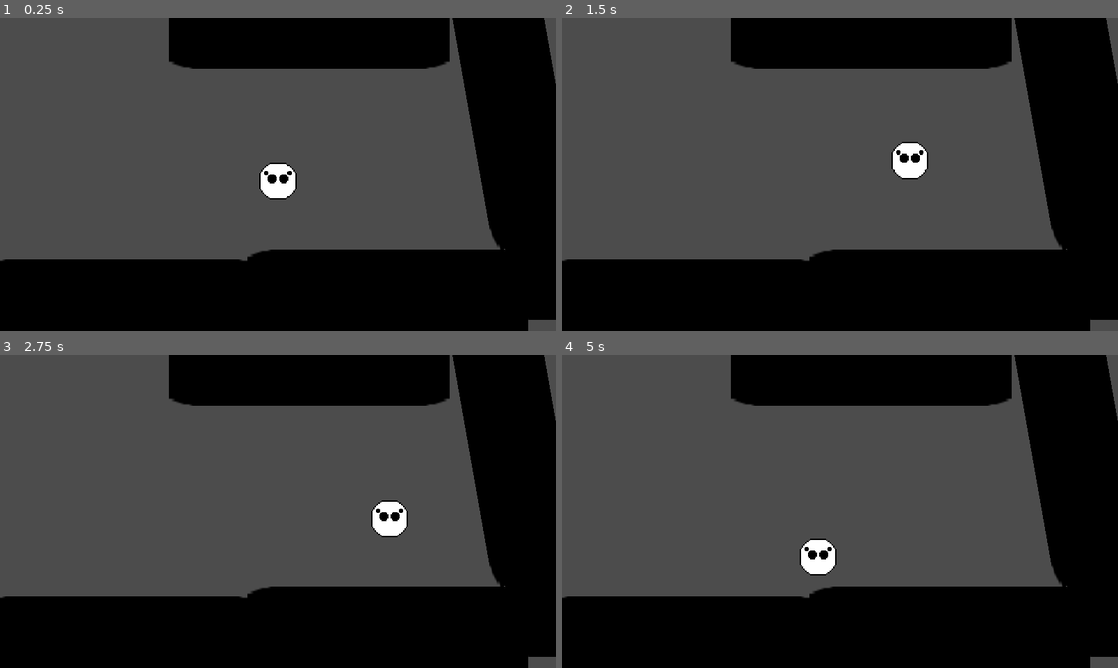
Above: before the commit, frames 1-4 (two rows, left to right).
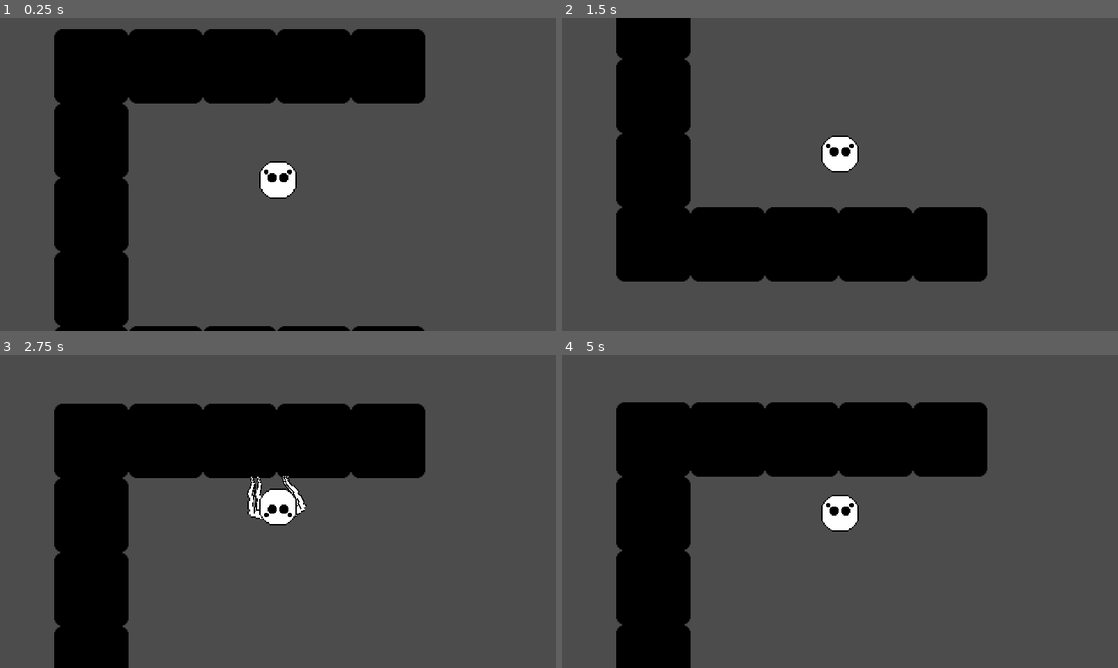
Above: after the commit, the same moments.

Repository: MorneVenter/NopeRope
Game: Godot game, scene res://World/DemoWorld.tscn
Two runs of this game, one before a commit and one after it. Both use one fixed random seed, a clock stepped at 60 frames per second and the inputs below. The engine's default icon, where the game draws it, is replaced by a stand-in: a white triangle on a blue panel in a dark square.
Inputs:
- Up to frame 1 (0.25 s): no input
- Up to frame 2 (1.5 s): hold Right (ui_right) 0.53-1.28 s; hold Space (ui_select) 0.53-1.28 s; hold Left (ui_left) from 1.28 s (still down); tap Space (ui_select) at 1.35 s
- Up to frame 3 (2.75 s): tap Space (ui_select) at 1.52, 1.82 s; release Left (ui_left) at 2.03 s; hold Right (ui_right) from 2.03 s (still down); hold Space (ui_select) from 2.03 s (still down)
- Up to frame 4 (5 s): release Space (ui_select) at 2.78 s; tap Space (ui_select) at 2.85, 3.02, 3.32, 4.35, 4.52, 4.82 s; release Right (ui_right) at 3.53 s; hold Space (ui_select) 3.53-4.28 s; hold Left (ui_left) from 3.53 s (still down)

The runs differ from the first frame. In frame 1, 50% of the frame differs, in the area x 0-100%, y 0-100%; in frame 2, 57%; in frame 3, 62%; in frame 4, 62%.

Commit message:
walies fixed

Diff:
--- a/Characters/Player/player.gd
+++ b/Characters/Player/player.gd
@@ -2,15 +2,21 @@
 
 onready var player_body = preload("res://Characters/Player/player_body.tscn")
 onready var player_airborne = preload("res://Characters/Player/player_airborne.tscn")
+onready var player_camera = $PlayerCamera
+onready var current_body = $Player_State/player_airborne
 
 func _ready():
 	EventSystem.connect("airborne_landed", self, "_landPlayerOnGround")
 	EventSystem.connect("jump", self, "_jumpPlayer")
 
+func _process(delta):
+	player_camera.position = lerp(player_camera.position, current_body.position, 0.1)
+
 func _landPlayerOnGround(x,y,dir):
 	for n in $Player_State.get_children():
 		n.queue_free()
 	var new_body = player_body.instance()
+	current_body = new_body
 	new_body.position.x = x;
 	new_body.position.y = y;
 	new_body.rotation_degrees = dir
@@ -21,6 +27,7 @@
 	for n in $Player_State.get_children():
 		n.queue_free()
 	var new_body = player_airborne.instance()
+	current_body = new_body
 	new_body.position.x = x;
 	new_body.position.y = y;
 	$Player_State.add_child(new_body)
--- a/Characters/Player/player_airborne.gd
+++ b/Characters/Player/player_airborne.gd
@@ -5,9 +5,9 @@
 
 
 func _physics_process(delta):
-	if Input.is_action_pressed("ui_right") and abs(linear_velocity.x) <= 150.0:
+	if Input.is_action_pressed("player_right") and abs(linear_velocity.x) <= 150.0:
 		linear_velocity.x += x_speed
-	elif Input.is_action_pressed("ui_left") and abs(linear_velocity.x) <= 150.0:
+	elif Input.is_action_pressed("player_left") and abs(linear_velocity.x) <= 150.0:
 		linear_velocity.x -= x_speed
 
 	if $RightCheck.is_colliding():
--- a/Characters/Player/player_body.gd
+++ b/Characters/Player/player_body.gd
@@ -1,21 +1,21 @@
 extends KinematicBody2D
 
-onready var right_check = $RightCheck
-onready var low_mid_check = $LowMidCheck
-onready var high_mid_check = $HighMidCheck
-onready var left_check = $LeftCheck
-onready var left_lift_check = $LiftCheckLeft
-onready var right_lift_check = $LiftCheckRight
-onready var right_rotate_check = $RightRotateCheck
-onready var left_rotate_check = $LeftRotateCheck
-onready var left_wall_rotate_check = $LeftWallRotateCheck
-onready var right_wall_rotate_check = $RightWallRotateCheck
+onready var right_check = $CollisionShape/RightCheck
+onready var low_mid_check = $CollisionShape/LowMidCheck
+onready var high_mid_check = $CollisionShape/HighMidCheck
+onready var left_check = $CollisionShape/LeftCheck
+onready var left_lift_check = $CollisionShape/LiftCheckLeft
+onready var right_lift_check = $CollisionShape/LiftCheckRight
+onready var right_rotate_check = $CollisionShape/RightRotateCheck
+onready var left_rotate_check = $CollisionShape/LeftRotateCheck
+onready var left_wall_rotate_check = $CollisionShape/LeftWallRotateCheck
+onready var right_wall_rotate_check = $CollisionShape/RightWallRotateCheck
 
 onready var right_legs = $Right_Legs.get_children()
 onready var left_legs = $Left_Legs.get_children()
 
 var speed_y = 40
-var step_rate = 0.02 # Good speed for 0.2 is 30, that means step_rate = 150/speed
+var step_rate = 0.02
 var time_since_last_step = 0
 var cur_r_leg = 0
 var cur_l_leg = 0
@@ -24,87 +24,119 @@
 
 var is_moving = false
 var speed_limit = 150
-var accel = 1.75
+var accel = 2.2
 var speed_x = 150 #same as limit to init leg position
 
-func _ready():
-	pass#init()
+var is_in_transition = false
+var degrees_to_transition = 0.0
+var position_to_transition = Vector2()
+var x_dir = 1
+
 
 func init():
-	leg_dist = $RightCheck.position.x / (right_legs.size())
+	leg_dist = $CollisionShape/RightCheck.position.x / (right_legs.size())
 	right_check.force_raycast_update()
 	left_check.force_raycast_update()
 	for i in range(6):
 		step()
 
 func _physics_process(delta):
-	if Input.is_action_pressed("ui_right"):
-		if speed_x < 0:
-			speed_x = accel
-		speed_x = speed_limit if speed_x >= speed_limit else speed_x+accel
-		_move(delta, speed_x)
-	elif Input.is_action_pressed("ui_left"):
-		if speed_x > 0:
-			speed_x = -accel
-		speed_x = -speed_limit if speed_x <= -speed_limit else speed_x-accel
-		_move(delta, speed_x)
-	else:
-		is_moving = false
-		speed_x = 0
+	if not(is_in_transition):
+		_moveBody(delta)
+	elif is_in_transition:
+		transition_process()
 
 func _process(delta):
-	_setBodyRotation()
 	if is_moving:
 		time_since_last_step += delta
 		if time_since_last_step >= step_rate:
 			time_since_last_step = 0
 			step()
-	if Input.is_action_pressed("ui_select"):
-		_jump()
-
-func _move(delta, speed_x):
-	if speed_x == 0:
-		speed_x = accel
-	is_moving = true
-	step_rate = abs(leg_dist/speed_x)
-	var move_vect = Vector2(speed_x, 0)
-
-	if high_mid_check.is_colliding():
-		move_vect.y = -speed_y
-	elif !low_mid_check.is_colliding():
-		move_vect.y = speed_y
-
-	if left_lift_check.is_colliding() or right_lift_check.is_colliding():
-		move_vect.y = -speed_y
-
-	move_and_collide(move_vect.rotated(deg2rad(rotation_degrees)) * delta)
-
+
+	if not(is_in_transition):
+		_setBodyRotation()
+		if Input.is_action_just_pressed("player_jump"):
+			_jump()
+
+func transition_process():
+	if !(round(rotation_degrees) == degrees_to_transition and round(position.x) == round(position_to_transition.x)  and round(position.y) == round(position_to_transition.y)):
+		position = lerp(position, position_to_transition, 0.25)
+		rotation_degrees = lerp(rotation_degrees, degrees_to_transition, 0.25)
+	else:
+		rotation_degrees = round(degrees_to_transition)
+		position = position_to_transition
+		speed_x = speed_limit/2.0
+		for i in range(6):
+			step()
+		is_in_transition = false
 
 func _setBodyRotation():
-	if speed_x > 0:
+	if is_moving:
 		if !(right_rotate_check.is_colliding()):
-			rotation_degrees += 5.0
+			#rotate +90 and move down
+			is_in_transition = true
+			degrees_to_transition = round(rotation_degrees + 90.0)
+			var xcor = 1.0
+			var ycor = 1.0
+			if rotation_degrees == -90.0:
+				ycor = -1.0
+			elif rotation_degrees == 90.0:
+				xcor = -1.0
+			elif abs(round(rotation_degrees)) == 180.0:
+				xcor = -1.0
+				ycor = -1.0
+			position_to_transition = Vector2(position.x + (40.0*xcor), position.y + (40.0*ycor))
+		elif !(left_rotate_check.is_colliding()):
+			#rotate -90 and move down
+			is_in_transition = true
+			degrees_to_transition = round(rotation_degrees - 90.0)
+			var xcor = 1.0
+			var ycor = 1.0
+			if rotation_degrees == -90.0:
+				xcor = -1.0
+			elif rotation_degrees == 90.0:
+				ycor = -1.0
+			elif abs(round(rotation_degrees)) == 180.0:
+				xcor = -1.0
+				ycor = -1.0
+			position_to_transition = Vector2(position.x - (40.0*xcor), position.y + (40.0*ycor))
 		elif right_wall_rotate_check.is_colliding():
-			rotation_degrees -= 5.0
-		else:
-			rotation_degrees = lerp(rotation_degrees, _computeNormAngle(), 0.05)
-	elif speed_x < 0:
-		if !(left_rotate_check.is_colliding()):
-			rotation_degrees -= 5.0
+			#rotate -90 and move up
+			is_in_transition = true
+			degrees_to_transition = round(rotation_degrees - 90.0)
+			var xcor = 1.0
+			var ycor = 1.0
+			if rotation_degrees == -90.0:
+				xcor = -1.0
+			elif rotation_degrees == 90.0:
+				ycor = -1.0
+			elif abs(round(rotation_degrees)) == 180.0:
+				xcor = -1.0
+				ycor = -1.0
+			position_to_transition = Vector2(position.x + (10.0*xcor), position.y - (10.0*ycor))
 		elif left_wall_rotate_check.is_colliding():
-			rotation_degrees += 5.0
-		else:
-			rotation_degrees = lerp(rotation_degrees, _computeNormAngle(), 0.05)
-	else:
-		rotation_degrees = lerp(rotation_degrees, _computeNormAngle(), 0.1)
+			#rotate +90 and move up
+			is_in_transition = true
+			degrees_to_transition = round(rotation_degrees + 90.0)
+			var xcor = 1.0
+			var ycor = 1.0
+			if rotation_degrees == -90.0:
+				ycor = -1.0
+			elif rotation_degrees == 90.0:
+				xcor = -1.0
+			elif abs(round(rotation_degrees)) == 180.0:
+				xcor = -1.0
+				ycor = -1.0
+			position_to_transition = Vector2(position.x - (10.0*xcor), position.y - (10.0*ycor))
+
 
 func _computeNormAngle():
-	var plane = int(abs(rotation_degrees)/22.5)
-	if plane == 15:
+	var plane = int(abs(rotation_degrees)/45.0)
+	if plane == 7:
 		plane = 0
 	elif plane % 2 == 1:
-		plane += 2
-	var ans = plane*22.5
+		plane += 1
+	var ans = plane*45.0
 	if rotation_degrees < 0:
 		ans = -ans
 	return ans
@@ -126,13 +158,11 @@
 
 	use_right = !use_right
 	var target = sensor.get_collision_point()
-	var reach = rand_range(1.0,20.0)
-	if speed_x < 0:
-		reach = -reach
+	var reach = rand_range(1.0,20.0) * x_dir
 	var ang = _computeNormAngle()
 	if ang == 0.0:
 		target.x += reach
-	elif ang == 180.0 or ang == -180.0:
+	if ang == 180.0 or ang == -180.0:
 		target.x -= reach
 	elif ang == -90.0:
 		target.y -= reach
@@ -143,7 +173,51 @@
 		rate = abs((leg_dist+reach)/0.1)
 	else:
 		rate = abs((leg_dist+reach)/speed_x)
-	leg.step(target, rate)
+	var upsidedown = false
+	if round(abs(rotation_degrees)) == 180.0:
+		upsidedown = true
+	leg.step(target, rate, upsidedown)
 
 func _jump():
 	EventSystem.emit_signal("jump", position.x, position.y, _computeNormAngle()+90.0)
+
+func _moveBody(delta):
+
+	var moveVect = Vector2();
+	if Input.is_action_pressed("player_right"):
+		moveVect.x += 1.0
+	elif Input.is_action_pressed("player_left"):
+		moveVect.x -= 1.0
+	elif Input.is_action_pressed("player_up"):
+		moveVect.y -= 1.0
+	elif Input.is_action_pressed("player_down"):
+		moveVect.y += 1.0
+	var norm_angle = _computeNormAngle()
+	moveVect = moveVect.rotated(deg2rad(norm_angle))
+	if norm_angle == 90.0 or norm_angle == -90.0:
+		moveVect *= -1
+
+	if moveVect != Vector2.ZERO:
+		is_moving = true
+		speed_x = speed_limit if abs(speed_x) >= speed_limit else abs(speed_x)+accel
+		step_rate = abs(leg_dist/speed_x)
+		x_dir = moveVect.x
+		moveVect *= speed_x
+		var origin = high_mid_check.global_transform.origin
+		var collision_point = high_mid_check.get_collision_point()
+		var distance = origin.distance_to(collision_point)
+		if distance >= 22.0 and moveVect.y < 0.0:
+			moveVect.y = 0.0
+		if !high_mid_check.is_colliding():
+			moveVect.y = 5.0*speed_y
+		if left_lift_check.is_colliding() or right_lift_check.is_colliding():
+			moveVect.y = -speed_y*5.0
+
+		moveVect = moveVect.rotated(deg2rad(norm_angle))
+		move_and_collide(moveVect  * delta)
+	else:
+		if !high_mid_check.is_colliding():
+			moveVect.y = 5.0*speed_y
+			move_and_collide(moveVect.rotated(deg2rad(norm_angle))  * delta)
+		is_moving = false
+		speed_x = 0
--- a/Characters/Player/player_body.tscn
+++ b/Characters/Player/player_body.tscn
@@ -5,19 +5,17 @@
 [ext_resource path="res://Characters/Player/player_body.gd" type="Script" id=3]
 
 [sub_resource type="CircleShape2D" id=1]
-radius = 7.04054
+radius = 15.3238
 
 [node name="player_body" type="KinematicBody2D"]
+position = Vector2( 0, 0.166855 )
 script = ExtResource( 3 )
-
-[node name="CollisionShape" type="CollisionShape2D" parent="."]
-shape = SubResource( 1 )
-one_way_collision_margin = 0.0
 
 [node name="Right_Legs" type="Node2D" parent="."]
 position = Vector2( 0, -6.23629 )
 
 [node name="player_leg" parent="Right_Legs" instance=ExtResource( 2 )]
+position = Vector2( 0, 0.15749 )
 rotation = 1.01404
 
 [node name="player_leg2" parent="Right_Legs" instance=ExtResource( 2 )]
@@ -48,52 +46,56 @@
 [node name="Sprite" type="Sprite" parent="."]
 texture = ExtResource( 1 )
 
-[node name="LowMidCheck" type="RayCast2D" parent="."]
+[node name="CollisionShape" type="CollisionShape2D" parent="."]
+shape = SubResource( 1 )
+one_way_collision_margin = 0.0
+
+[node name="LowMidCheck" type="RayCast2D" parent="CollisionShape"]
 enabled = true
 cast_to = Vector2( 0, 12 )
 
-[node name="HighMidCheck" type="RayCast2D" parent="."]
+[node name="HighMidCheck" type="RayCast2D" parent="CollisionShape"]
 enabled = true
-cast_to = Vector2( 0, 23 )
+cast_to = Vector2( 0, 25 )
 
-[node name="RightCheck" type="RayCast2D" parent="."]
+[node name="RightCheck" type="RayCast2D" parent="CollisionShape"]
 position = Vector2( 15, 0 )
 rotation = 0.261799
 enabled = true
 cast_to = Vector2( 0, 150 )
 
-[node name="LeftCheck" type="RayCast2D" parent="."]
+[node name="LeftCheck" type="RayCast2D" parent="CollisionShape"]
 position = Vector2( -15, 0 )
 rotation = -0.261799
 enabled = true
 cast_to = Vector2( 0, 150 )
 
-[node name="LiftCheckRight" type="RayCast2D" parent="."]
-position = Vector2( 15.368, 0 )
+[node name="LiftCheckRight" type="RayCast2D" parent="CollisionShape"]
+position = Vector2( 15, 0 )
 enabled = true
 cast_to = Vector2( 0, 15 )
 
-[node name="LiftCheckLeft" type="RayCast2D" parent="."]
-position = Vector2( -15.1453, 0 )
+[node name="LiftCheckLeft" type="RayCast2D" parent="CollisionShape"]
+position = Vector2( -15, 0 )
 enabled = true
 cast_to = Vector2( 0, 15 )
 
-[node name="LeftRotateCheck" type="RayCast2D" parent="."]
-position = Vector2( -15.1453, 0 )
+[node name="LeftRotateCheck" type="RayCast2D" parent="CollisionShape"]
+position = Vector2( -11.8425, 0 )
 enabled = true
-cast_to = Vector2( 0, 35 )
+cast_to = Vector2( 0, 45 )
 
-[node name="RightRotateCheck" type="RayCast2D" parent="."]
-position = Vector2( 15.368, 0 )
+[node name="RightRotateCheck" type="RayCast2D" parent="CollisionShape"]
+position = Vector2( 12, 0 )
 enabled = true
-cast_to = Vector2( 0, 35 )
+cast_to = Vector2( 0, 45 )
 
-[node name="RightWallRotateCheck" type="RayCast2D" parent="."]
-position = Vector2( 15, 7.28381 )
+[node name="RightWallRotateCheck" type="RayCast2D" parent="CollisionShape"]
+position = Vector2( 15, -7 )
 enabled = true
-cast_to = Vector2( 20, 0 )
+cast_to = Vector2( 8, 0 )
 
-[node name="LeftWallRotateCheck" type="RayCast2D" parent="."]
-position = Vector2( -15.1453, 7.68111 )
+[node name="LeftWallRotateCheck" type="RayCast2D" parent="CollisionShape"]
+position = Vector2( -15.145, -7 )
 enabled = true
-cast_to = Vector2( -20, 0 )
+cast_to = Vector2( -10, 0 )
--- a/Characters/Player/player_leg.gd
+++ b/Characters/Player/player_leg.gd
@@ -44,7 +44,7 @@
 	update_ik(target_pos)
 
 
-func step(g_pos, step_r):
+func step(g_pos, step_r, upsidedown):
 	step_rate = step_r
 	if(goal_pos == g_pos):
 		return
@@ -53,10 +53,12 @@
 	var highest = goal_pos.y
 	if hand_pos.y < highest:
 		highest = hand_pos.y
-
 	var mid = (goal_pos.x + hand_pos.x) / 2.0
 	start_pos = hand_pos
-	int_pos = Vector2(mid, highest - step_height)
+	if !upsidedown:
+		int_pos = Vector2(mid, highest - step_height)
+	else:
+		int_pos = Vector2(mid, highest + step_height)
 	step_time = 0.0
 
 
--- a/World/DemoWorld.tscn
+++ b/World/DemoWorld.tscn
@@ -1,149 +1,51 @@
-[gd_scene load_steps=4 format=2]
+[gd_scene load_steps=6 format=2]
 
 [ext_resource path="res://icon.png" type="Texture" id=1]
 [ext_resource path="res://Characters/Player/player.tscn" type="PackedScene" id=3]
 
-[sub_resource type="RectangleShape2D" id=1]
-extents = Vector2( 32, 32 )
+[sub_resource type="ConvexPolygonShape2D" id=2]
+points = PoolVector2Array( 64, 64, 0, 0, 0, 64, 64, 64 )
+
+[sub_resource type="ConvexPolygonShape2D" id=3]
+points = PoolVector2Array( 0, 0, 64, 0, 64, 64, 0, 64 )
+
+[sub_resource type="TileSet" id=4]
+0/name = "icon.png 0"
+0/texture = ExtResource( 1 )
+0/tex_offset = Vector2( 0, 0 )
+0/modulate = Color( 1, 1, 1, 1 )
+0/region = Rect2( 0, 0, 64, 64 )
+0/tile_mode = 0
+0/occluder_offset = Vector2( 0, 0 )
+0/navigation_offset = Vector2( 0, 0 )
+0/shape_offset = Vector2( 0, 0 )
+0/shape_transform = Transform2D( 1, 0, 0, 1, 0, 0 )
+0/shape = SubResource( 2 )
+0/shape_one_way = false
+0/shape_one_way_margin = 1.0
+0/shapes = [ {
+"autotile_coord": Vector2( 0, 0 ),
+"one_way": false,
+"one_way_margin": 1.0,
+"shape": SubResource( 2 ),
+"shape_transform": Transform2D( 1, 0, 0, 1, 0, 0 )
+}, {
+"autotile_coord": Vector2( 0, 0 ),
+"one_way": false,
+"one_way_margin": 1.0,
+"shape": SubResource( 3 ),
+"shape_transform": Transform2D( 1, 0, 0, 1, 0, 0 )
+} ]
+0/z_index = 0
 
 [node name="DemoWorld" type="Node2D"]
 position = Vector2( 1.05945, -20.1298 )
 
-[node name="World" type="Node2D" parent="."]
-
-[node name="Block" type="Sprite" parent="World"]
+[node name="World" type="TileMap" parent="."]
 modulate = Color( 0, 0, 0, 1 )
-position = Vector2( 94.9022, 50.4756 )
-scale = Vector2( 3.78738, 1.22122 )
-texture = ExtResource( 1 )
-
-[node name="StaticBody2D" type="StaticBody2D" parent="World/Block"]
-
-[node name="CollisionShape2D" type="CollisionShape2D" parent="World/Block/StaticBody2D"]
-shape = SubResource( 1 )
-
-[node name="Block11" type="Sprite" parent="World"]
-modulate = Color( 0, 0, 0, 1 )
-position = Vector2( 26.7292, -184.009 )
-scale = Vector2( 3.78738, 1.22122 )
-texture = ExtResource( 1 )
-
-[node name="StaticBody2D" type="StaticBody2D" parent="World/Block11"]
-
-[node name="CollisionShape2D" type="CollisionShape2D" parent="World/Block11/StaticBody2D"]
-shape = SubResource( 1 )
-
-[node name="Block12" type="Sprite" parent="World"]
-modulate = Color( 0, 0, 0, 1 )
-position = Vector2( 203.529, -113.589 )
-rotation = 1.39626
-scale = Vector2( 3.78738, 1.22122 )
-texture = ExtResource( 1 )
-
-[node name="StaticBody2D" type="StaticBody2D" parent="World/Block12"]
-
-[node name="CollisionShape2D" type="CollisionShape2D" parent="World/Block12/StaticBody2D"]
-shape = SubResource( 1 )
-
-[node name="Block2" type="Sprite" parent="World"]
-modulate = Color( 0, 0, 0, 1 )
-position = Vector2( -134.156, 58.753 )
-scale = Vector2( 3.78738, 1.22122 )
-texture = ExtResource( 1 )
-
-[node name="StaticBody2D" type="StaticBody2D" parent="World/Block2"]
-
-[node name="CollisionShape2D" type="CollisionShape2D" parent="World/Block2/StaticBody2D"]
-shape = SubResource( 1 )
-
-[node name="Block3" type="Sprite" parent="World"]
-modulate = Color( 0, 0, 0, 1 )
-position = Vector2( 317.627, 32.3982 )
-scale = Vector2( 3.78738, 1.22122 )
-texture = ExtResource( 1 )
-
-[node name="StaticBody2D" type="StaticBody2D" parent="World/Block3"]
-
-[node name="CollisionShape2D" type="CollisionShape2D" parent="World/Block3/StaticBody2D"]
-shape = SubResource( 1 )
-
-[node name="Block4" type="Sprite" parent="World"]
-modulate = Color( 0, 0, 0, 1 )
-position = Vector2( 511.713, 18.3216 )
-scale = Vector2( 3.78738, 1.22122 )
-texture = ExtResource( 1 )
-
-[node name="StaticBody2D" type="StaticBody2D" parent="World/Block4"]
-
-[node name="CollisionShape2D" type="CollisionShape2D" parent="World/Block4/StaticBody2D"]
-shape = SubResource( 1 )
-
-[node name="Block5" type="Sprite" parent="World"]
-modulate = Color( 0, 0, 0, 1 )
-position = Vector2( 703.078, 5.10474 )
-scale = Vector2( 3.78738, 1.22122 )
-texture = ExtResource( 1 )
-
-[node name="StaticBody2D" type="StaticBody2D" parent="World/Block5"]
-
-[node name="CollisionShape2D" type="CollisionShape2D" parent="World/Block5/StaticBody2D"]
-shape = SubResource( 1 )
-
-[node name="Block6" type="Sprite" parent="World"]
-modulate = Color( 0, 0, 0, 1 )
-position = Vector2( 857.367, 98.6644 )
-scale = Vector2( 3.78738, 1.22122 )
-texture = ExtResource( 1 )
-
-[node name="StaticBody2D" type="StaticBody2D" parent="World/Block6"]
-
-[node name="CollisionShape2D" type="CollisionShape2D" parent="World/Block6/StaticBody2D"]
-shape = SubResource( 1 )
-
-[node name="Block10" type="Sprite" parent="World"]
-modulate = Color( 0, 0, 0, 1 )
-position = Vector2( 685.388, 64.6465 )
-scale = Vector2( 3.78738, 1.22122 )
-texture = ExtResource( 1 )
-
-[node name="StaticBody2D" type="StaticBody2D" parent="World/Block10"]
-
-[node name="CollisionShape2D" type="CollisionShape2D" parent="World/Block10/StaticBody2D"]
-shape = SubResource( 1 )
-
-[node name="Block7" type="Sprite" parent="World"]
-modulate = Color( 0, 0, 0, 1 )
-position = Vector2( 1062.66, 97.7426 )
-scale = Vector2( 3.78738, 1.22122 )
-texture = ExtResource( 1 )
-
-[node name="StaticBody2D" type="StaticBody2D" parent="World/Block7"]
-
-[node name="CollisionShape2D" type="CollisionShape2D" parent="World/Block7/StaticBody2D"]
-shape = SubResource( 1 )
-
-[node name="Block8" type="Sprite" parent="World"]
-modulate = Color( 0, 0, 0, 1 )
-position = Vector2( 1243.76, 79.8425 )
-scale = Vector2( 3.78738, 1.22122 )
-texture = ExtResource( 1 )
-
-[node name="StaticBody2D" type="StaticBody2D" parent="World/Block8"]
-
-[node name="CollisionShape2D" type="CollisionShape2D" parent="World/Block8/StaticBody2D"]
-shape = SubResource( 1 )
-
-[node name="Block9" type="Sprite" parent="World"]
-modulate = Color( 0, 0, 0, 1 )
-position = Vector2( 1060.59, 13.3512 )
-rotation = 1.00832
-scale = Vector2( 3.78738, 1.22122 )
-texture = ExtResource( 1 )
-
-[node name="StaticBody2D" type="StaticBody2D" parent="World/Block9"]
-
-[node name="CollisionShape2D" type="CollisionShape2D" parent="World/Block9/StaticBody2D"]
-shape = SubResource( 1 )
+tile_set = SubResource( 4 )
+format = 1
+tile_data = PoolIntArray( -327689, 0, 0, -327688, 0, 0, -327687, 0, 0, -327686, 0, 0, -327685, 0, 0, -262153, 0, 0, -196617, 0, 0, -131081, 0, 0, -131073, 0, 0, -196608, 0, 0, -196607, 0, 0, -196606, 0, 0, -65545, 0, 0, -65544, 0, 0, -65543, 0, 0, -65542, 0, 0, -65541, 0, 0, -131070, 0, 0, -131063, 0, 0, -131056, 0, 0, -65534, 0, 0, -65529, 0, 0, -65528, 0, 0, -65527, 0, 0, -65526, 0, 0, -65525, 0, 0, -65520, 0, 0, 65532, 0, 0, 65533, 0, 0, 65534, 0, 0, 65535, 0, 0, 0, 0, 0, 1, 0, 0, 2, 0, 0, 3, 0, 0, 4, 0, 0, 5, 0, 0, 6, 0, 0, 11, 0, 0, 15, 0, 0, 16, 0, 0, 18, 0, 0, 19, 0, 0, 65537, 0, 0, 65547, 0, 0, 65548, 0, 0, 65549, 0, 0, 65550, 0, 0, 65551, 0, 0, 65552, 0, 0, 65553, 0, 0, 65554, 0, 0, 65555, 0, 0, 65556, 0, 0, 65557, 0, 0, 65558, 0, 0, 131085, 0, 0, 131092, 0, 0, 131093, 0, 0 )
 
 [node name="player" parent="." instance=ExtResource( 3 )]
-position = Vector2( 0, -53.6929 )
+position = Vector2( -383, -259.693 )
--- a/project.godot
+++ b/project.godot
@@ -56,6 +56,35 @@
 "svg/scale": 1.0
 }
 
+[input]
+
+player_jump={
+"deadzone": 0.5,
+"events": [ Object(InputEventKey,"resource_local_to_scene":false,"resource_name":"","device":0,"alt":false,"shift":false,"control":false,"meta":false,"command":false,"pressed":false,"scancode":32,"unicode":0,"echo":false,"script":null)
+, Object(InputEventJoypadButton,"resource_local_to_scene":false,"resource_name":"","device":-1,"button_index":0,"pressure":0.0,"pressed":false,"script":null)
+ ]
+}
+player_left={
+"deadzone": 0.5,
+"events": [ Object(InputEventJoypadMotion,"resource_local_to_scene":false,"resource_name":"","device":-1,"axis":0,"axis_value":-1.0,"script":null)
+ ]
+}
+player_up={
+"deadzone": 0.5,
+"events": [ Object(InputEventJoypadMotion,"resource_local_to_scene":false,"resource_name":"","device":-1,"axis":1,"axis_value":-1.0,"script":null)
+ ]
+}
+player_right={
+"deadzone": 0.5,
+"events": [ Object(InputEventJoypadMotion,"resource_local_to_scene":false,"resource_name":"","device":-1,"axis":0,"axis_value":1.0,"script":null)
+ ]
+}
+player_down={
+"deadzone": 0.5,
+"events": [ Object(InputEventJoypadMotion,"resource_local_to_scene":false,"resource_name":"","device":-1,"axis":1,"axis_value":1.0,"script":null)
+ ]
+}
+
 [rendering]
 
 quality/2d/use_pixel_snap=true
